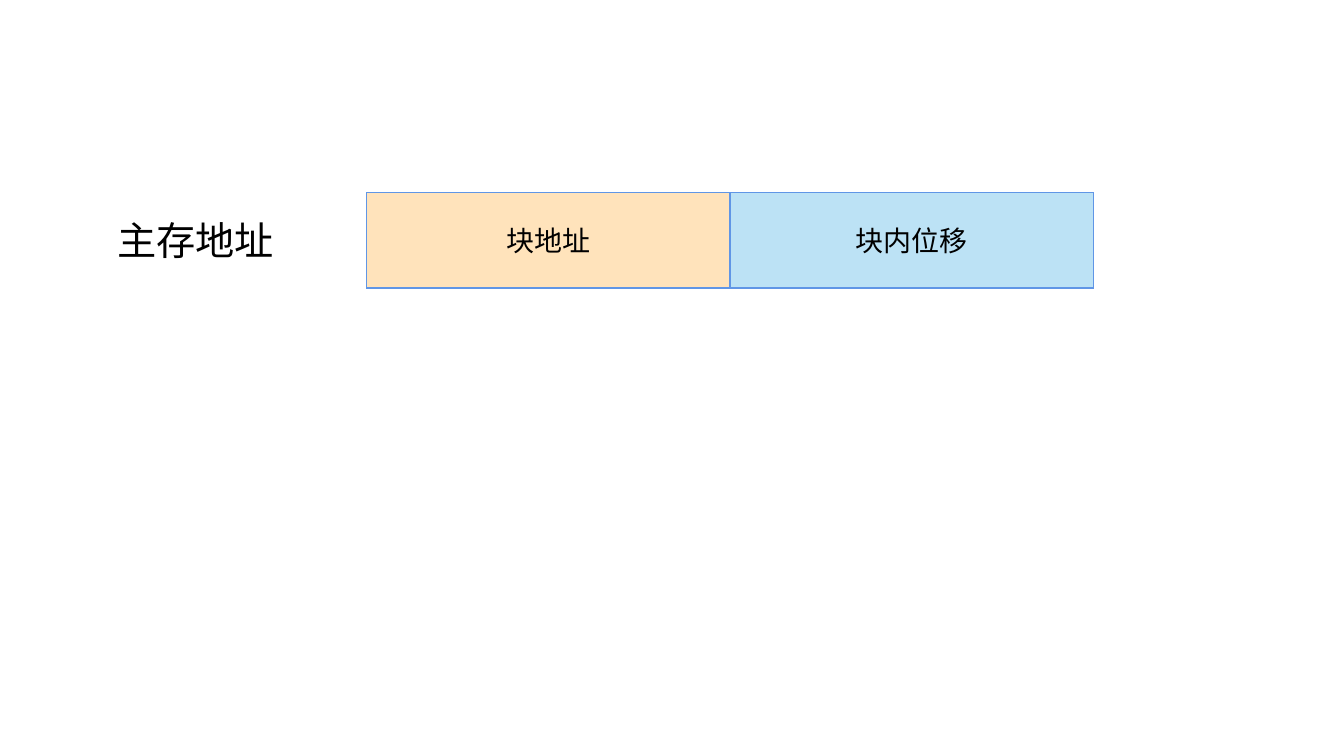
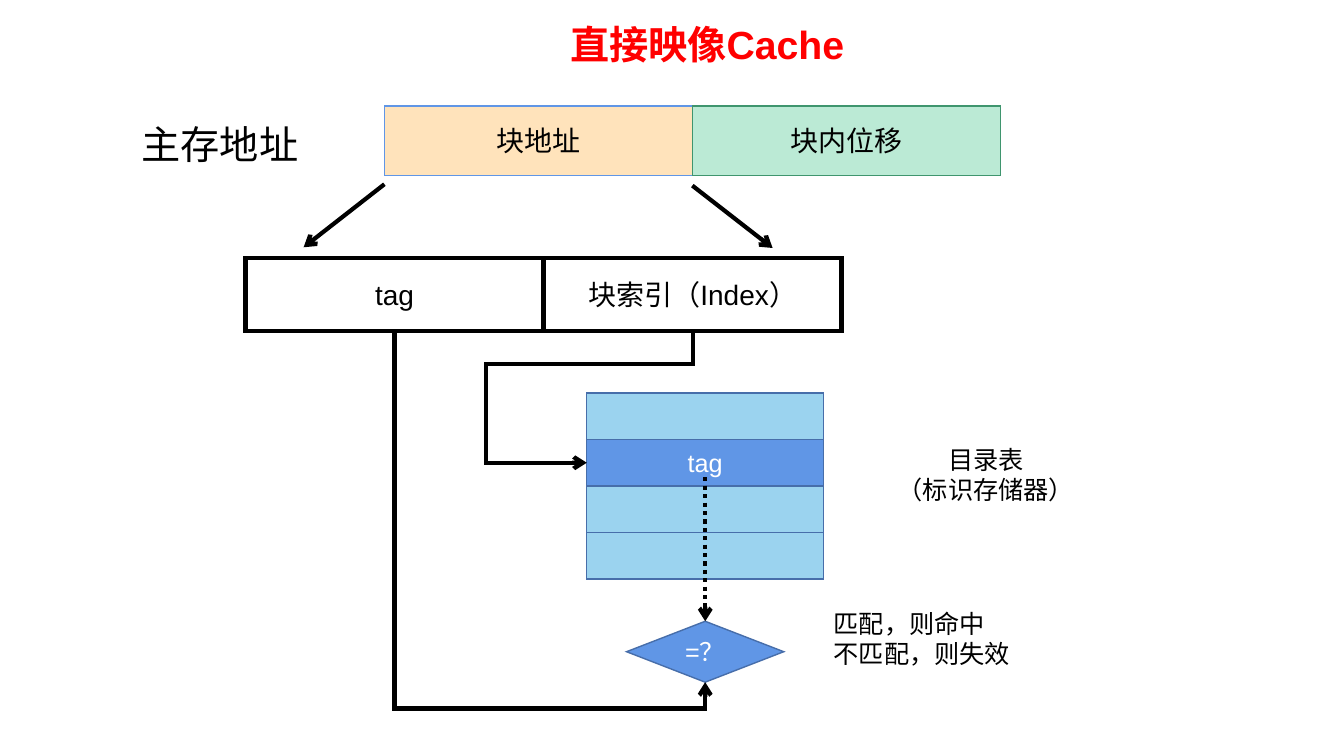
Before and after one commit to LangYiQun/LangYiQun.github.io, a slide deck: slide 1 of 2023/10/31/Cache基础知识/Cache示意图.pptx. Drawn at 1344x756 pixels with LibreOffice and Linux fonts; fonts in the diff are those of the drawing. Boxes give left, top, right and bottom in pixels: in the first picture for what was removed or moved away, otherwise in the second. Text is boxed around its words. In the diff, an @@ line names an element or a change of style, - is before the commit and + after.

```diff
--- a/2023/10/31/Cache基础知识/Cache示意图.pptx
+++ b/2023/10/31/Cache基础知识/Cache示意图.pptx
@@ text added at (570, 25, 844, 63), 28 pt, text #FF0000, bold @@
+直接映像Cache
@@ text "主存地址": place and size @@
-text "主存地址" at (117, 222, 274, 258)
+text "主存地址" at (142, 126, 299, 162)
@@ rectangle "块地址": place and size @@
-rectangle "块地址" at (367, 193, 730, 288)
+rectangle "块地址" at (384, 106, 692, 175)
@@ rectangle "块内位移": place and size @@
-rectangle "块内位移" at (730, 193, 1093, 288)
+rectangle "块内位移" at (693, 106, 1000, 175)
@@ rectangle "块内位移" at (693, 106, 1000, 175): fill #BCE2F5 to #BBEAD5; outline #6096E6 1 pt to #40956E 1 pt @@
@@ arrow added from (384, 185) to (303, 247), #000000 3 pt @@
@@ arrow added from (693, 186) to (773, 248), #000000 3 pt @@
@@ rectangle added at (246, 258, 544, 331), fill #FFFFFF, outline #000000 3 pt, 20 pt, text #000000 @@
+tag
@@ rectangle added at (543, 258, 842, 331), fill #FFFFFF, outline #000000 3 pt, 20 pt, text #000000 @@
+块索引（Index）
@@ elbow arrow added from (394, 331) to (706, 683), #000000 3 pt @@
@@ elbow arrow added from (693, 331) to (587, 463), #000000 3 pt @@
@@ rectangle added at (587, 393, 824, 440), fill #9BD3EF, outline #476FAA 1 pt @@
@@ rectangle added at (587, 440, 824, 486), fill #6096E6, outline #476FAA 1 pt, 18 pt, text #FFFFFF @@
+tag
@@ text added at (898, 447, 1074, 502), 18 pt, text #000000 @@
+目录表
+（标识存储器）
@@ arrow added from (706, 478) to (706, 621), #000000 3 pt dashed @@
@@ rectangle added at (587, 486, 824, 532), fill #9BD3EF, outline #476FAA 1 pt @@
@@ rectangle added at (587, 532, 824, 579), fill #9BD3EF, outline #476FAA 1 pt @@
@@ diamond added at (627, 621, 784, 682), fill #6096E6, outline #476FAA 1 pt, 18 pt, text #FFFFFF @@
+=？
@@ text added at (834, 611, 1010, 666), 18 pt, text #000000 @@
+匹配，则命中
+不匹配，则失效
```
Also in this commit, not shown: 2 slides added, 52 other files.
